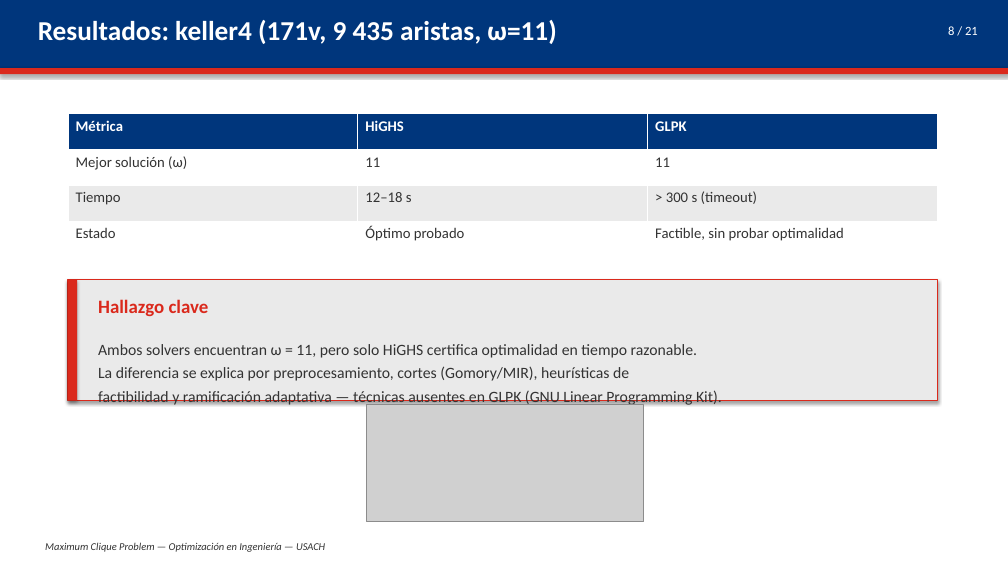
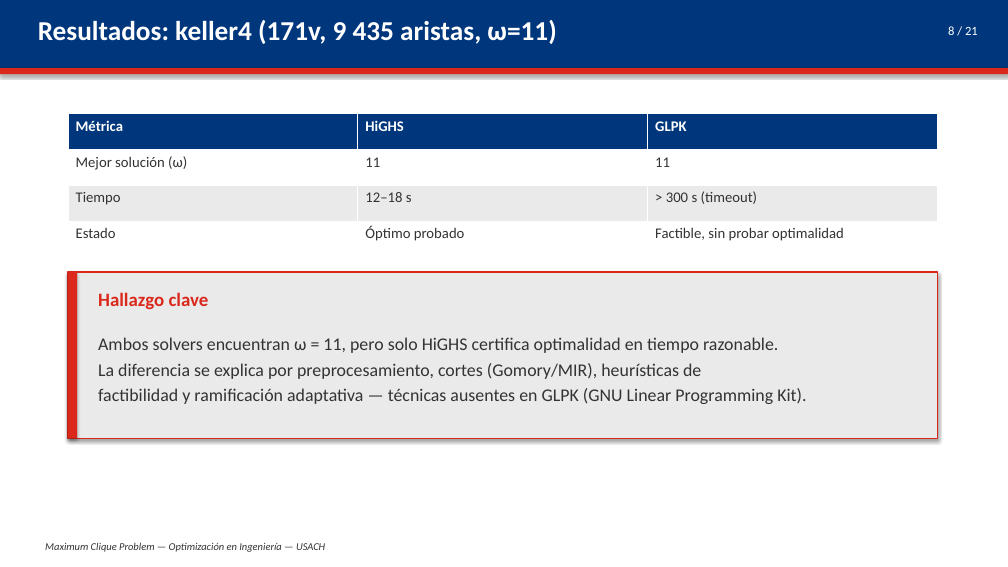
Before and after one commit to dmm-usach/lab-opti, a slide deck: slide 8 of presentacion/Presentacion_MCP.pptx. Drawn at 1008x567 pixels with LibreOffice and Linux fonts; fonts in the diff are those of the drawing; grey boxes stand for pictures. Boxes give left, top, right and bottom in pixels: in the first picture for what was removed or moved away, otherwise in the second. Text is boxed around its words. In the diff, an @@ line names an element or a change of style, - is before the commit and + after.

```diff
--- a/presentacion/Presentacion_MCP.pptx
+++ b/presentacion/Presentacion_MCP.pptx
@@ rectangle: place and size @@
-rectangle at (68,280,938,401)
+rectangle at (68,272,938,439)
@@ rectangle: place and size @@
-rectangle at (68,280,77,401)
+rectangle at (68,272,77,439)
@@ text "Hallazgo clave": place and size @@
-text "Hallazgo clave" at (98,299,209,316)
+text "Hallazgo clave" at (98,292,209,309)
@@ text "Ambos solvers encuentran ω = ...": place and size @@
-text "Ambos solvers encuentran ω = ..." at (98,344,722,406)
+text "Ambos solvers encuentran ω = ..." at (98,337,806,404)
@@ text "Ambos solvers encuentran ω = ..." at (98,337,806,404): size 15 to 17 pt @@
@@ picture removed at (367,405,644,522) @@
```
Also in this commit, not shown: 6 other slides changed, 1 other file.
